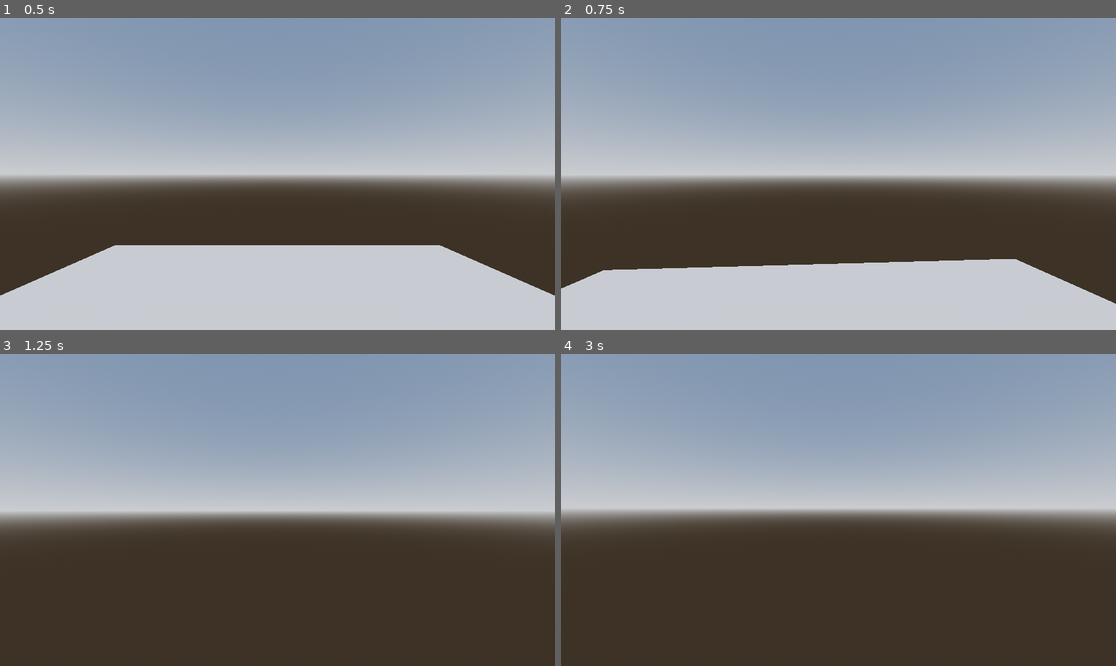
Above: before the commit, frames 1-4 (two rows, left to right).
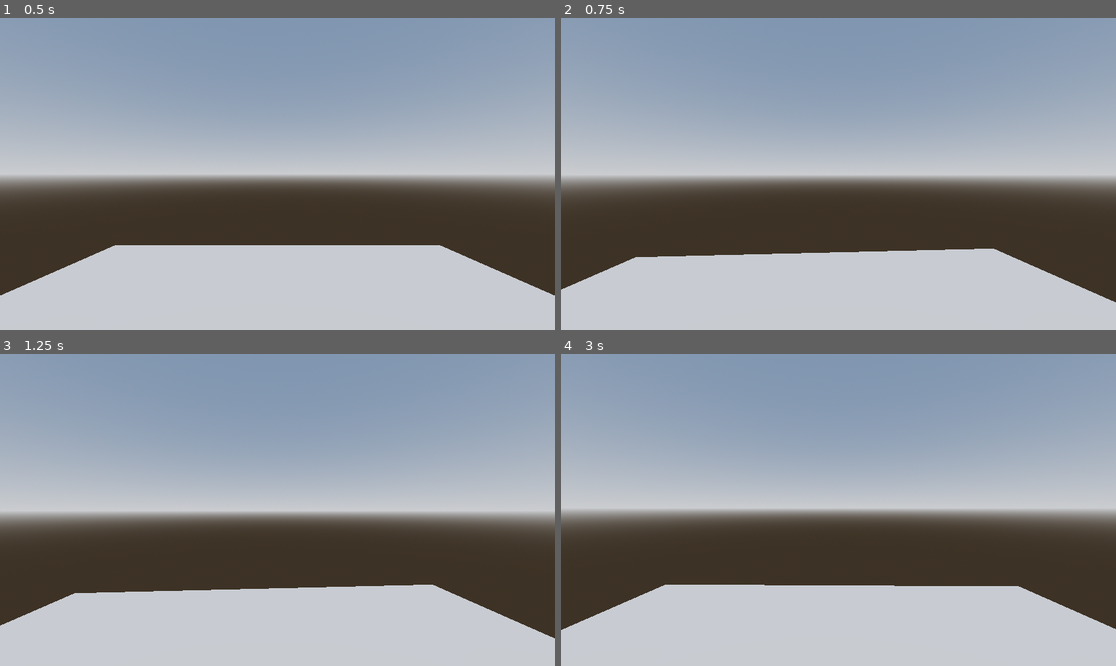
Above: after the commit, the same moments.

Repository: MarGamaDev/wolfenlike
Game: Godot game, scene res://player test/player_test.tscn
The game is run twice, just before and just after one commit, with the same random seed, the same clock (stepped at 60 frames per second) and the same inputs. The project has no main scene, so this scene is started directly.
Inputs (mouse positions are in pixels of both pictures, inside the frame that each line leads up to):
- Up to frame 1 (0.5 s): no input
- Up to frame 2 (0.75 s): move the mouse to (866, 174) at 0.52 s; hold W (player_forward) from 0.53 s (still down); tap Space (space, bound only after the commit) at 0.6 s
- Up to frame 3 (1.25 s): keep holding W (player_forward)
- Up to frame 4 (3 s): keep holding W (player_forward); move the mouse to (810, 510) at 1.27 s; tap Space (space, bound only after the commit) at 1.35, 2.1, 2.75, 2.85 s; tap Enter at 2 s; move the mouse to (849, 503) at 2.02 s; move the mouse to (832, 516) at 2.77 s

Frame 1 is identical in both runs. In frame 2, 2.6% of the frame differs, in the area x 0-100%, y 73-92%; in frame 3, 22%; in frame 4, 23%, in the area x 0-100%, y 73-100%.

Commit message:
added player_form class functionality for movement

Diff:
--- /dev/null
+++ b/player test/RestrictedMovementTest.tscn
@@ -0,0 +1,7 @@
+[gd_scene format=3 uid="uid://bkmacpti5bk7k"]
+
+[ext_resource type="Script" uid="uid://86ujuenmie48" path="res://player test/restricted_movement_test.gd" id="1_1xsnc"]
+
+[node name="RestrictedMovementTest" type="Node" unique_id=591688938]
+script = ExtResource("1_1xsnc")
+metadata/_custom_type_script = "uid://86ujuenmie48"
--- /dev/null
+++ b/player test/basic_player_form.gd
@@ -0,0 +1,19 @@
+class_name BasicPlayerForm extends PlayerForm
+
+func handle_directional_input(input_vector : Vector2, delta : float) -> void:
+	var direction := (head.transform.basis * Vector3(input_vector.x, 0, input_vector.y)).normalized()
+
+	if not player.is_on_floor():
+		player.velocity += player.get_gravity() * delta
+
+	if direction:
+		player.velocity.x = direction.x * player.SPEED
+		player.velocity.z = direction.z * player.SPEED
+
+	##TODO:get a grip on how momentum should feel and figure out how to implement that
+	else:
+		##what should happen when the player stops inputting?
+		player.velocity.x = 0.0
+		player.velocity.z = 0.0
+
+	player.move_and_slide()
--- /dev/null
+++ b/player test/basic_player_form.tscn
@@ -0,0 +1,7 @@
+[gd_scene format=3 uid="uid://bxwd2vqr6sjs0"]
+
+[ext_resource type="Script" uid="uid://bvkgjdkpuin75" path="res://player test/basic_player_form.gd" id="1_vl7js"]
+
+[node name="BasicPlayerForm" type="Node" unique_id=1992653227]
+script = ExtResource("1_vl7js")
+metadata/_custom_type_script = "uid://bvkgjdkpuin75"
--- a/player test/player.gd
+++ b/player test/player.gd
@@ -1,5 +1,4 @@
-extends CharacterBody3D
-
+class_name Player extends CharacterBody3D
 
 const SPEED = 5.0
 const JUMP_VELOCITY = 4.5
@@ -10,7 +9,12 @@
 @onready var head : Node3D = $Head
 @onready var camera : Camera3D = $Head/Camera3D
 
+@onready var current_form : PlayerForm
+
 func _ready():
+	##TODO create a basic loading system? currently just have the different forms as child of player since there will be limited amounts
+	current_form = $PlayerForms/BasicPlayerForm
+	current_form.initialize(self)
 	#hiding cursor
 	Input.set_mouse_mode(Input.MOUSE_MODE_CAPTURED)
 
@@ -22,24 +26,15 @@
 		camera.rotation.x = clamp(camera.rotation.x, deg_to_rad(CAMERA_ROTATION_MIN), deg_to_rad(CAMERA_ROTATION_MAX))
 
 func _process(delta: float) -> void:
+
+	##TESTING TOOLS
 	if Input.is_action_just_pressed("pause"):
 		get_tree().quit()
+	if Input.is_action_just_pressed("space"):
+		current_form = $PlayerForms/RestrictedMovementTest
+		current_form.initialize(self)
+		pass
 
 func _physics_process(delta: float) -> void:
-	# Add the gravity.
-	if not is_on_floor():
-		velocity += get_gravity() * delta
-
 	var input_dir := Input.get_vector("player_left","player_right","player_forward","player_backward")
-	var direction := (head.transform.basis * Vector3(input_dir.x, 0, input_dir.y)).normalized()
-	if direction:
-		velocity.x = direction.x * SPEED
-		velocity.z = direction.z * SPEED
-
-	##TODO:get a grip on how momentum should feel and figure out how to implement that
-	else:
-		##what should happen when the player stops inputting?
-		velocity.x = 0.0
-		velocity.z = 0.0
-
-	move_and_slide()
+	current_form.handle_directional_input(input_dir, delta)
--- a/player test/player.tscn
+++ b/player test/player.tscn
@@ -1,6 +1,8 @@
 [gd_scene format=3 uid="uid://1bildu1y17ot"]
 
 [ext_resource type="Script" uid="uid://bjxpdljtdmu8m" path="res://player test/player.gd" id="1_n8tg8"]
+[ext_resource type="Script" uid="uid://bvkgjdkpuin75" path="res://player test/basic_player_form.gd" id="2_cu0qe"]
+[ext_resource type="Script" uid="uid://86ujuenmie48" path="res://player test/restricted_movement_test.gd" id="3_efbvp"]
 
 [sub_resource type="CapsuleMesh" id="CapsuleMesh_ya0m6"]
 
@@ -20,3 +22,13 @@
 transform = Transform3D(1, 0, 0, 0, 1, 0, 0, 0, 1, 0, 0.78176945, 0)
 
 [node name="Camera3D" type="Camera3D" parent="Head" unique_id=1697535480]
+
+[node name="PlayerForms" type="Node" parent="." unique_id=1495282897]
+
+[node name="BasicPlayerForm" type="Node" parent="PlayerForms" unique_id=656791139]
+script = ExtResource("2_cu0qe")
+metadata/_custom_type_script = "uid://bvkgjdkpuin75"
+
+[node name="RestrictedMovementTest" type="Node" parent="PlayerForms" unique_id=1179601805]
+script = ExtResource("3_efbvp")
+metadata/_custom_type_script = "uid://86ujuenmie48"
--- /dev/null
+++ b/player test/player_form.gd
@@ -0,0 +1,19 @@
+class_name PlayerForm extends Node
+
+var player : Player
+var head : Node3D
+# Called when the node enters the scene tree for the first time.
+func _ready() -> void:
+	pass # Replace with function body.
+
+# Called every frame. 'delta' is the elapsed time since the previous frame.
+func _process(delta: float) -> void:
+	pass
+
+func initialize(set_player : Player) -> void:
+	player = set_player
+	head = player.head
+	pass
+
+func handle_directional_input(input_vector : Vector2, delta : float) -> void:
+	pass
--- /dev/null
+++ b/player test/restricted_movement_test.gd
@@ -0,0 +1,20 @@
+class_name RestrictedMovementTest extends PlayerForm
+
+func handle_directional_input(input_vector : Vector2, delta : float) -> void:
+
+	if input_vector.y == 0.0 || input_vector.x == 0.0:
+		input_vector = Vector2.ZERO
+
+	var direction := (head.transform.basis * Vector3(input_vector.x, 0, input_vector.y)).normalized()
+
+	if direction:
+		player.velocity.x = direction.x * player.SPEED
+		player.velocity.z = direction.z * player.SPEED
+
+	##TODO:get a grip on how momentum should feel and figure out how to implement that
+	else:
+		##what should happen when the player stops inputting?
+		player.velocity.x = 0.0
+		player.velocity.z = 0.0
+
+	player.move_and_slide()
--- a/project.godot
+++ b/project.godot
@@ -45,6 +45,11 @@
 "events": [Object(InputEventKey,"resource_local_to_scene":false,"resource_name":"","device":-1,"window_id":0,"alt_press …(195 unchanged characters)…
 ]
 }
+space={
+"deadzone": 0.2,
+"events": [Object(InputEventKey,"resource_local_to_scene":false,"resource_name":"","device":-1,"window_id":0,"alt_pressed":false,"shift_pressed":false,"ctrl_pressed":false,"meta_pressed":false,"pressed":false,"keycode":0,"physical_keycode":32,"key_label":0,"unicode":32,"location":0,"echo":false,"script":null)
+]
+}
 
 [layer_names]
 
Not shown, added: player test/basic_player_form.gd.uid
Not shown, added: player test/player_form.gd.uid
Not shown, added: player test/restricted_movement_test.gd.uid
